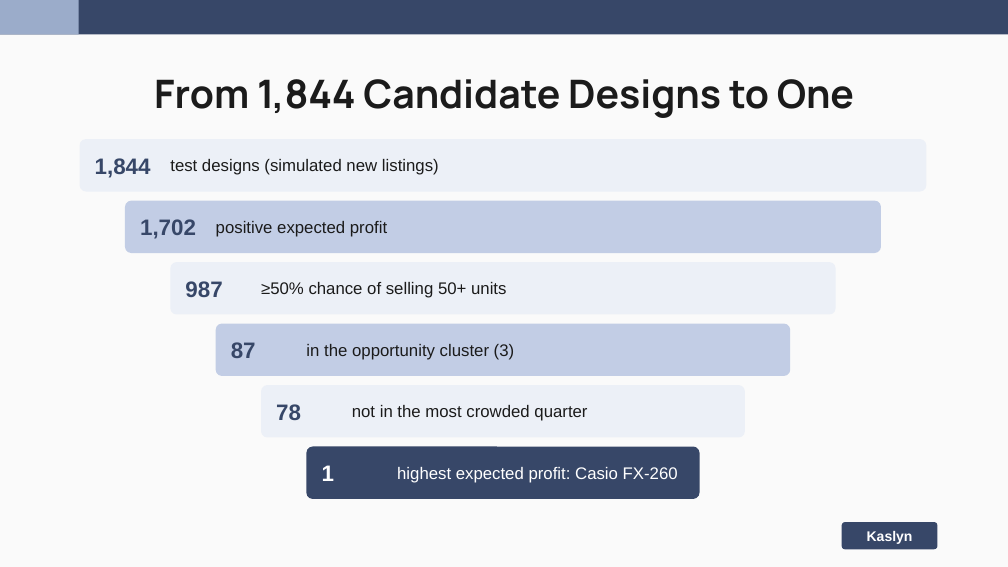
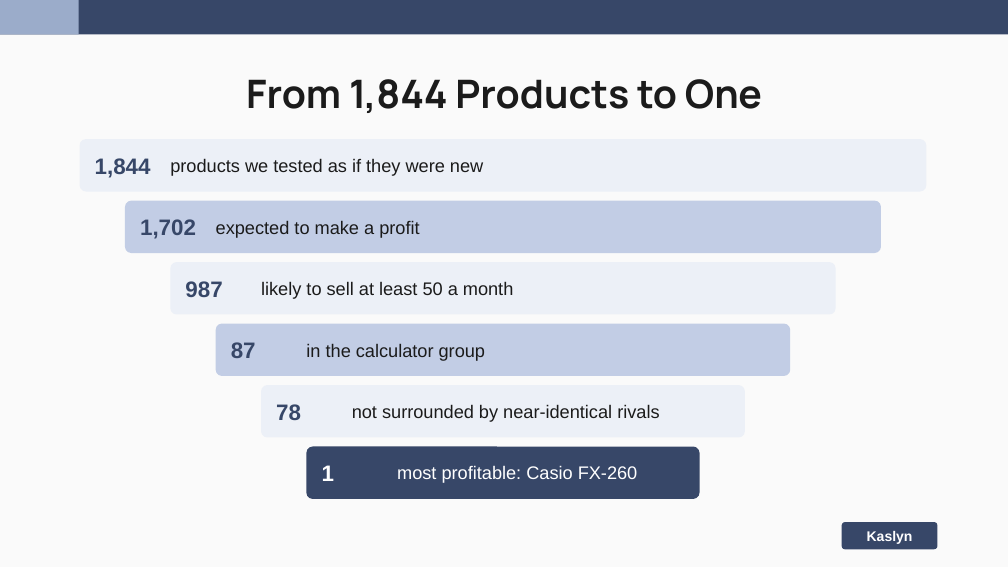
Before and after one commit to nakimagine/hello-world, a slide deck: slide 7 of Group_3_Amazon_Office_Electronic_Slides.pptx (slide 9 before the commit). Drawn at 1008x567 pixels with LibreOffice and Linux fonts; fonts in the diff are those of the drawing. Boxes give left, top, right and bottom in pixels: in the first picture for what was removed or moved away, otherwise in the second. Text is boxed around its words. In the diff, an @@ line names an element or a change of style, - is before the commit and + after.

```diff
--- a/Group_3_Amazon_Office_Electronic_Slides.pptx
+++ b/Group_3_Amazon_Office_Electronic_Slides.pptx
@@ title at (x1=246, y1=79, x2=762, y2=113): text changed @@
-From 1,844 Candidate Designs to One
+From 1,844 Products to One
@@ text at (x1=170, y1=158, x2=483, y2=176): text changed; size 12 to 13 pt @@
-test designs (simulated new listings)
+products we tested as if they were new
@@ text at (x1=216, y1=220, x2=419, y2=238): text changed; size 12 to 13 pt @@
-positive expected profit
+expected to make a profit
@@ text at (x1=261, y1=281, x2=513, y2=299): text changed; size 12 to 13 pt @@
-≥50% chance of selling 50+ units
+likely to sell at least 50 a month
@@ text at (x1=306, y1=343, x2=485, y2=361): text changed; size 12 to 13 pt @@
-in the opportunity cluster (3)
+in the calculator group
@@ text at (x1=352, y1=404, x2=659, y2=422): text changed; size 12 to 13 pt @@
-not in the most crowded quarter
+not surrounded by near-identical rivals
@@ text at (x1=397, y1=466, x2=638, y2=483): text changed; size 12 to 13 pt @@
-highest expected profit: Casio FX-260
+most profitable: Casio FX-260
```
Also in this commit, not shown: 7 other slides changed, 6 slides added, 8 slides removed, 1 other file.
